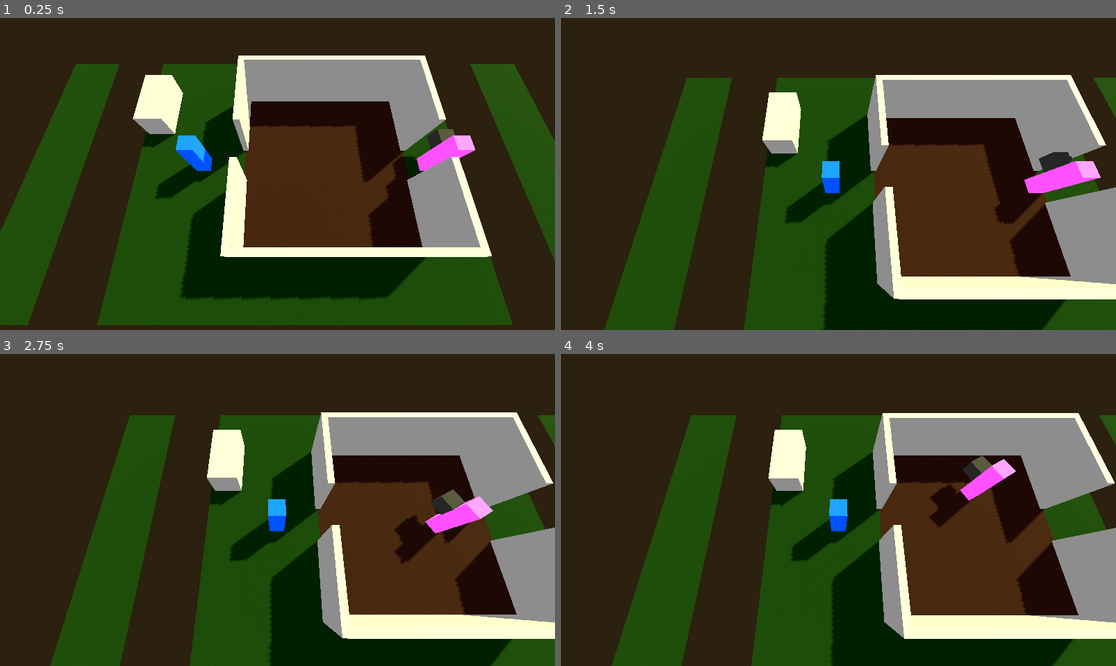
Above: before the commit, frames 1-4 (two rows, left to right).
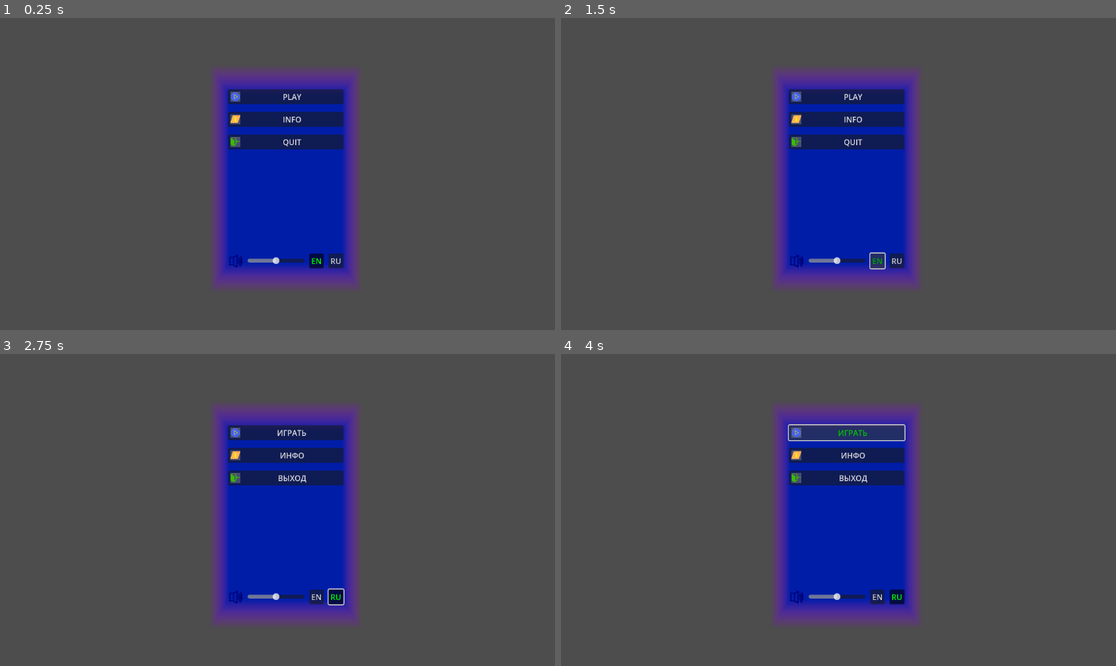
Above: after the commit, the same moments.

Repository: gshadows/Oniomania
Game: Godot game, scene res://main.tscn
Two runs of this game, one before a commit and one after it. Both use one fixed random seed, a clock stepped at 60 frames per second and the inputs below.
Inputs (mouse positions are in pixels of both pictures, inside the frame that each line leads up to):
- Up to frame 1 (0.25 s): no input
- Up to frame 2 (1.5 s): click (844, 117) at 0.5 s, where only the run after the commit has a clickable "INFO"; click (877, 261) at 1.25 s, where only the run after the commit has a clickable "EN"
- Up to frame 3 (2.75 s): click (338, 597) at 2 s, where only the run after the commit has a clickable "RU"
- Up to frame 4 (4 s): click (844, 453) at 2.75 s, where only the run after the commit has a clickable "ИНФО"; click (844, 432) at 3.5 s, where only the run after the commit has a clickable "ИГРАТЬ"

The runs differ from the first frame. In frame 1, 100% of the frame differs, in the area x 0-100%, y 0-100%; in frame 2, 100%; in frame 3, 100%; in frame 4, 100%.

Commit message:
Menu work

Diff:
--- /dev/null
+++ b/config/translations.csv
@@ -0,0 +1,5 @@
+keys,en,ru
+PLAY,PLAY,ИГРАТЬ
+SETUP,SETUP,НАСТРОЙКИ
+INFO,INFO,ИНФО
+QUIT,QUIT,ВЫХОД
--- a/levels/level_01.tscn
+++ b/levels/level_01.tscn
@@ -366,8 +366,7 @@
 
 [node name="Wife" parent="." node_paths=PackedStringArray("waypoint") instance=ExtResource("6_v7ng2")]
 transform = Transform3D(1, 0, 0, 0, 1, 0, 0, 0, 1, 3.6986, 0, 0)
-waypoint = NodePath("../WayPoints/WP-Garbage")
-state = 4
+waypoint = NodePath("../WayPoints/WP-EntranceI")
 
 [node name="TrashCan" parent="." instance=ExtResource("10_dimyd")]
 transform = Transform3D(1, 0, 0, 0, 1, 0, 0, 0, 1, -6.33862, 0, -2.31207)
--- a/main.gd
+++ b/main.gd
@@ -1,6 +1,6 @@
-extends Node3D
+extends Node
 
-@onready var level: GameManager = $Level01
+
 
 func _ready() -> void:
 	if OS.is_debug_build() and (DisplayServer.get_screen_count() > 1):
@@ -8,8 +8,7 @@
 		#DisplayServer.window_set_mode(DisplayServer.WINDOW_MODE_FULLSCREEN)
 		#DisplayServer.window_set_mode(DisplayServer.WINDOW_MODE_MAXIMIZED)
 
-
-func game_start():
-	level.visible = true
+#func game_start():
+	#level.visible = true
 	#menu.visible = false
-	level.setup()
+	#level.setup()
--- a/main.tscn
+++ b/main.tscn
@@ -1,11 +1,11 @@
 [gd_scene load_steps=3 format=3 uid="uid://cscqxusb4qqok"]
 
 [ext_resource type="Script" path="res://main.gd" id="1_hkwwi"]
-[ext_resource type="PackedScene" uid="uid://dpyue60272pci" path="res://levels/level_01.tscn" id="2_mjbpl"]
+[ext_resource type="PackedScene" uid="uid://xq02xjjmry5v" path="res://ui/menu_normal.tscn" id="2_f83wr"]
 
-[node name="Main" type="Node3D"]
+[node name="Main" type="Node"]
 process_mode = 3
 script = ExtResource("1_hkwwi")
 
-[node name="Level01" parent="." instance=ExtResource("2_mjbpl")]
-process_mode = 1
+[node name="MenuNormal" parent="." instance=ExtResource("2_f83wr")]
+process_mode = 3
--- /dev/null
+++ b/models/mat_phone.tres
@@ -0,0 +1,6 @@
+[gd_resource type="StandardMaterial3D" format=3 uid="uid://berhv3ibd3sr2"]
+
+[resource]
+albedo_color = Color(0.223529, 0.223529, 0.223529, 1)
+metallic = 0.9
+roughness = 0.04
--- a/project.godot
+++ b/project.godot
@@ -23,6 +23,11 @@
 
 version_control/plugin_name="GitPlugin"
 version_control/autoload_on_startup=true
+
+[filesystem]
+
+import/blender/enabled=false
+import/fbx/enabled=false
 
 [input]
 
@@ -67,6 +72,10 @@
 ]
 }
 
+[internationalization]
+
+locale/translations=PackedStringArray("res://config/translations.en.translation", "res://config/translations.ru.translation")
+
 [layer_names]
 
 3d_physics/layer_1="Obstacles"
--- a/ui/menu.tscn
+++ b/ui/menu.tscn
@@ -1,6 +1,9 @@
-[gd_scene load_steps=2 format=3 uid="uid://da1ny5g1imbax"]
+[gd_scene load_steps=5 format=3 uid="uid://da1ny5g1imbax"]
 
-[ext_resource type="Texture2D" uid="uid://o68fuvbqf1ou" path="res://images/icon.svg" id="1_0i0qu"]
+[ext_resource type="Texture2D" uid="uid://b3vntdktk25no" path="res://images/ico_play.png" id="1_0b1wy"]
+[ext_resource type="Texture2D" uid="uid://3d2xt2ynmwbn" path="res://images/ico_info.png" id="2_8bedl"]
+[ext_resource type="Texture2D" uid="uid://bnjpijj8ak46p" path="res://images/ico_setup.png" id="3_8rw8t"]
+[ext_resource type="Texture2D" uid="uid://b3f44egm6kxn7" path="res://images/ico_quit.png" id="4_pge2f"]
 
 [node name="Menu" type="MarginContainer"]
 anchors_preset = 8
@@ -8,9 +11,9 @@
 anchor_top = 0.5
 anchor_right = 0.5
 anchor_bottom = 0.5
-offset_left = -284.0
+offset_left = -167.0
 offset_top = -300.0
-offset_right = 284.0
+offset_right = 167.0
 offset_bottom = 300.0
 grow_horizontal = 2
 grow_vertical = 2
@@ -25,6 +28,7 @@
 
 [node name="GridContainer" type="GridContainer" parent="VBoxContainer"]
 layout_mode = 2
+size_flags_horizontal = 4
 size_flags_vertical = 2
 theme_override_constants/h_separation = 15
 theme_override_constants/v_separation = 15
@@ -32,25 +36,25 @@
 
 [node name="ButtonPlay" type="Button" parent="VBoxContainer/GridContainer"]
 layout_mode = 2
-icon = ExtResource("1_0i0qu")
+icon = ExtResource("1_0b1wy")
 flat = true
 icon_alignment = 1
 
 [node name="ButtonSetup" type="Button" parent="VBoxContainer/GridContainer"]
 layout_mode = 2
-icon = ExtResource("1_0i0qu")
+icon = ExtResource("2_8bedl")
 flat = true
 icon_alignment = 1
 
 [node name="ButtonInfo" type="Button" parent="VBoxContainer/GridContainer"]
 layout_mode = 2
-icon = ExtResource("1_0i0qu")
+icon = ExtResource("3_8rw8t")
 flat = true
 icon_alignment = 1
 
 [node name="ButtonQuit" type="Button" parent="VBoxContainer/GridContainer"]
 layout_mode = 2
-icon = ExtResource("1_0i0qu")
+icon = ExtResource("4_pge2f")
 flat = true
 icon_alignment = 1
 
--- /dev/null
+++ b/ui/menu3d.tscn
@@ -0,0 +1,37 @@
+[gd_scene load_steps=7 format=3 uid="uid://dkwnuh4kyb107"]
+
+[ext_resource type="PackedScene" uid="uid://dxifnloons2uq" path="res://models/phone.glb" id="1_pream"]
+[ext_resource type="Material" uid="uid://berhv3ibd3sr2" path="res://models/mat_phone.tres" id="2_lodaa"]
+[ext_resource type="PackedScene" uid="uid://da1ny5g1imbax" path="res://ui/menu.tscn" id="3_1kbin"]
+
+[sub_resource type="PlaneMesh" id="PlaneMesh_im2on"]
+size = Vector2(0.297, 0.538)
+
+[sub_resource type="ViewportTexture" id="ViewportTexture_lcd10"]
+viewport_path = NodePath("SubViewport")
+
+[sub_resource type="StandardMaterial3D" id="StandardMaterial3D_mhhxd"]
+resource_local_to_scene = true
+specular_mode = 2
+disable_ambient_light = true
+albedo_texture = SubResource("ViewportTexture_lcd10")
+metallic = 1.0
+roughness = 0.0
+
+[node name="Menu3D" instance=ExtResource("1_pream")]
+
+[node name="Cube" parent="." index="0"]
+surface_material_override/0 = ExtResource("2_lodaa")
+
+[node name="MeshInstance3D" type="MeshInstance3D" parent="." index="1"]
+transform = Transform3D(1, 0, 0, 0, 1, 0, 0, 0, 1, 0, 0.0222315, 0.0158805)
+mesh = SubResource("PlaneMesh_im2on")
+surface_material_override/0 = SubResource("StandardMaterial3D_mhhxd")
+
+[node name="SubViewport" type="SubViewport" parent="." index="2"]
+disable_3d = true
+gui_embed_subwindows = true
+positional_shadow_atlas_size = 0
+size = Vector2i(330, 600)
+
+[node name="Menu" parent="SubViewport" index="0" instance=ExtResource("3_1kbin")]
--- /dev/null
+++ b/ui/menu_normal.gd
@@ -0,0 +1,30 @@
+extends TextureRect
+
+@onready var AUDIO_BUS_MASTER = AudioServer.get_bus_index("Master")
+
+func _ready() -> void:
+	if TranslationServer.get_locale().to_lower().begins_with("ru"):
+		%ButtonRU.button_pressed = true
+	else:
+		%ButtonEN.button_pressed = true
+	print(AudioServer.get_bus_volume_db(AUDIO_BUS_MASTER))
+	%SfxVolume.value = db_to_linear(AudioServer.get_bus_volume_db(AUDIO_BUS_MASTER))
+
+
+func _on_button_en_toggled(toggled_on:bool) -> void:
+	if toggled_on:
+		TranslationServer.set_locale("en")
+		%ButtonRU.button_pressed = false
+
+func _on_button_ru_toggled(toggled_on:bool) -> void:
+	if toggled_on:
+		TranslationServer.set_locale("ru")
+		%ButtonEN.button_pressed = false
+
+
+func _on_button_start_pressed():
+	pass # Replace with function body.
+
+
+func _on_sfx_volume_drag_ended(value_changed):
+	AudioServer.set_bus_volume_db(AUDIO_BUS_MASTER, linear_to_db(value_changed))
--- /dev/null
+++ b/ui/menu_normal.tscn
@@ -0,0 +1,127 @@
+[gd_scene load_steps=9 format=3 uid="uid://xq02xjjmry5v"]
+
+[ext_resource type="Script" path="res://ui/menu_normal.gd" id="1_jwqdc"]
+[ext_resource type="Texture2D" uid="uid://b3vntdktk25no" path="res://images/ico_play.png" id="1_lfddh"]
+[ext_resource type="Texture2D" uid="uid://bnjpijj8ak46p" path="res://images/ico_setup.png" id="2_xsk8h"]
+[ext_resource type="Texture2D" uid="uid://3d2xt2ynmwbn" path="res://images/ico_info.png" id="3_qkxym"]
+[ext_resource type="Texture2D" uid="uid://b3f44egm6kxn7" path="res://images/ico_quit.png" id="4_d8bva"]
+[ext_resource type="Texture2D" uid="uid://dw2cp6g1oac72" path="res://images/ico_volume.png" id="6_jkmhf"]
+
+[sub_resource type="Gradient" id="Gradient_um8n7"]
+offsets = PackedFloat32Array(0.742718, 1)
+colors = PackedColorArray(0, 0.117647, 0.662745, 1, 0.67451, 0, 1, 0)
+
+[sub_resource type="GradientTexture2D" id="GradientTexture2D_6n6qn"]
+gradient = SubResource("Gradient_um8n7")
+fill = 2
+fill_from = Vector2(0.5, 0.5)
+
+[node name="MenuNormal" type="TextureRect"]
+anchors_preset = 8
+anchor_left = 0.5
+anchor_top = 0.5
+anchor_right = 0.5
+anchor_bottom = 0.5
+offset_left = -143.0
+offset_top = -230.5
+offset_right = 177.0
+offset_bottom = 249.5
+grow_horizontal = 2
+grow_vertical = 2
+texture = SubResource("GradientTexture2D_6n6qn")
+script = ExtResource("1_jwqdc")
+
+[node name="MarginContainer" type="MarginContainer" parent="."]
+layout_mode = 1
+anchors_preset = 15
+anchor_right = 1.0
+anchor_bottom = 1.0
+grow_horizontal = 2
+grow_vertical = 2
+theme_override_constants/margin_left = 40
+theme_override_constants/margin_top = 54
+theme_override_constants/margin_right = 40
+theme_override_constants/margin_bottom = 54
+
+[node name="VBoxContainerTop" type="VBoxContainer" parent="MarginContainer"]
+layout_mode = 2
+
+[node name="VBoxContainer" type="VBoxContainer" parent="MarginContainer/VBoxContainerTop"]
+layout_mode = 2
+size_flags_vertical = 3
+theme_override_constants/separation = 16
+
+[node name="ButtonStart" type="Button" parent="MarginContainer/VBoxContainerTop/VBoxContainer"]
+unique_name_in_owner = true
+layout_mode = 2
+theme_override_colors/font_hover_color = Color(0, 0.768627, 0, 1)
+text = "PLAY"
+icon = ExtResource("1_lfddh")
+expand_icon = true
+
+[node name="ButtonSetup" type="Button" parent="MarginContainer/VBoxContainerTop/VBoxContainer"]
+unique_name_in_owner = true
+visible = false
+layout_mode = 2
+theme_override_colors/font_hover_color = Color(0, 0.768627, 0, 1)
+text = "SETUP"
+icon = ExtResource("2_xsk8h")
+expand_icon = true
+
+[node name="ButtonInfo" type="Button" parent="MarginContainer/VBoxContainerTop/VBoxContainer"]
+unique_name_in_owner = true
+layout_mode = 2
+theme_override_colors/font_hover_color = Color(0, 0.768627, 0, 1)
+text = "INFO"
+icon = ExtResource("3_qkxym")
+expand_icon = true
+
+[node name="ButtonQuit" type="Button" parent="MarginContainer/VBoxContainerTop/VBoxContainer"]
+unique_name_in_owner = true
+layout_mode = 2
+theme_override_colors/font_hover_color = Color(0, 0.768627, 0, 1)
+text = "QUIT"
+icon = ExtResource("4_d8bva")
+expand_icon = true
+
+[node name="HBoxContainer" type="HBoxContainer" parent="MarginContainer/VBoxContainerTop"]
+layout_mode = 2
+size_flags_vertical = 8
+theme_override_constants/separation = 10
+
+[node name="VolumeIcon" type="TextureRect" parent="MarginContainer/VBoxContainerTop/HBoxContainer"]
+layout_mode = 2
+texture = ExtResource("6_jkmhf")
+expand_mode = 3
+
+[node name="SfxVolume" type="HSlider" parent="MarginContainer/VBoxContainerTop/HBoxContainer"]
+unique_name_in_owner = true
+layout_mode = 2
+size_flags_horizontal = 3
+size_flags_vertical = 1
+max_value = 2.0
+step = 0.01
+
+[node name="ButtonEN" type="Button" parent="MarginContainer/VBoxContainerTop/HBoxContainer"]
+unique_name_in_owner = true
+layout_mode = 2
+theme_override_colors/font_color = Color(0.8, 0.8, 0.8, 1)
+theme_override_colors/font_pressed_color = Color(0, 1, 0, 1)
+theme_override_colors/font_hover_color = Color(0, 0.647059, 0, 1)
+toggle_mode = true
+text = "EN"
+
+[node name="ButtonRU" type="Button" parent="MarginContainer/VBoxContainerTop/HBoxContainer"]
+unique_name_in_owner = true
+layout_mode = 2
+theme_override_colors/font_color = Color(0.8, 0.8, 0.8, 1)
+theme_override_colors/font_pressed_color = Color(0, 1, 0, 1)
+theme_override_colors/font_hover_color = Color(0, 0.647059, 0, 1)
+toggle_mode = true
+text = "RU"
+
+[connection signal="mouse_entered" from="MarginContainer/VBoxContainerTop/VBoxContainer/ButtonStart" to="." method="_on_button_start_mouse_entered"]
+[connection signal="pressed" from="MarginContainer/VBoxContainerTop/VBoxContainer/ButtonStart" to="." method="_on_button_start_pressed"]
+[connection signal="drag_ended" from="MarginContainer/VBoxContainerTop/HBoxContainer/SfxVolume" to="." method="_on_sfx_volume_drag_ended"]
+[connection signal="toggled" from="MarginContainer/VBoxContainerTop/HBoxContainer/ButtonEN" to="." method="_on_button_en_toggled"]
+[connection signal="toggled" from="MarginContainer/VBoxContainerTop/HBoxContainer/ButtonRU" to="." method="_on_button_ru_toggled"]
Not shown, added: config/translations.csv.import
Binary file added: images/ico_info.png
Not shown, added: images/ico_info.png.import
Binary file added: images/ico_play.png
Not shown, added: images/ico_play.png.import
Binary file added: images/ico_quit.png
Not shown, added: images/ico_quit.png.import
Binary file added: images/ico_setup.png
Not shown, added: images/ico_setup.png.import
Binary file added: images/ico_volume.png
Not shown, added: images/ico_volume.png.import
Binary file added: models/phone.glb
(and 2 more such lines)
